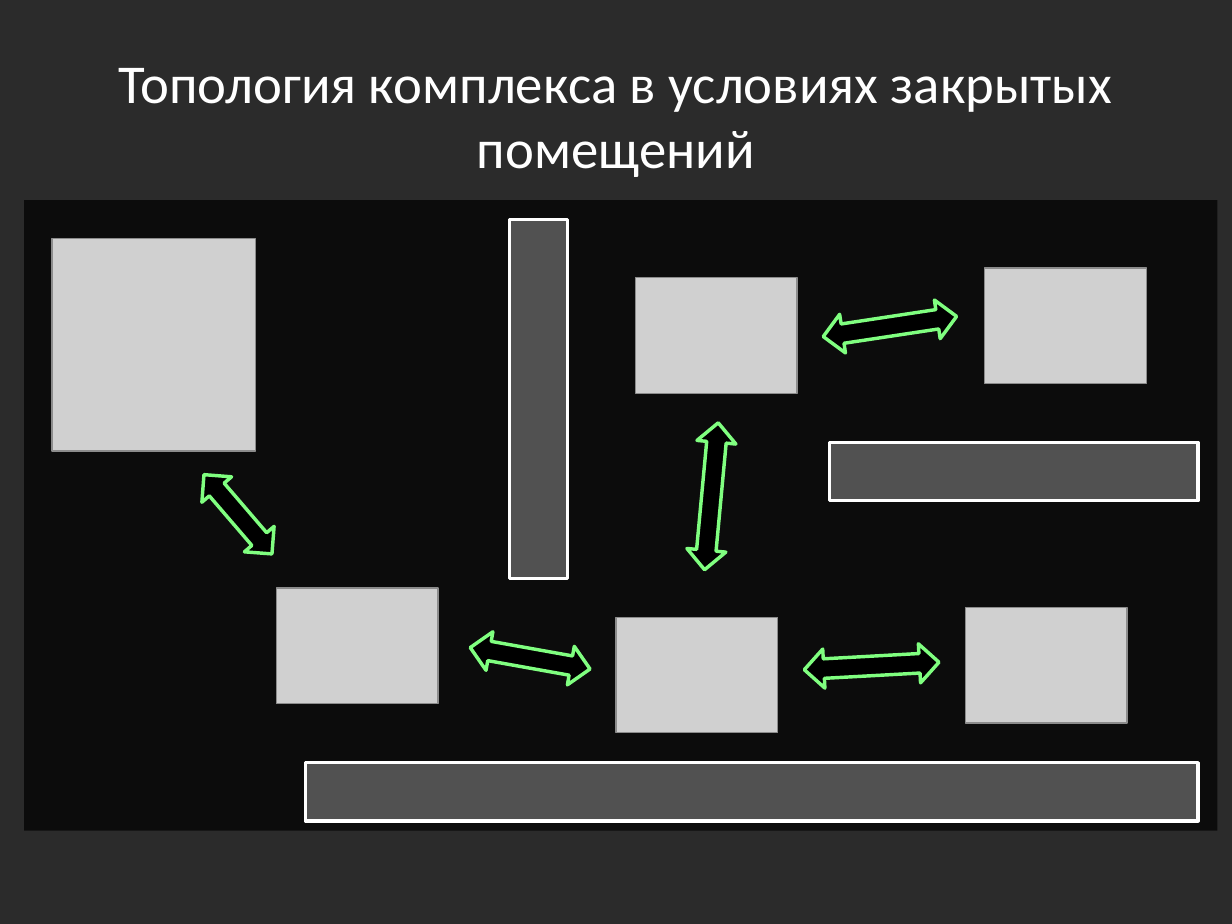
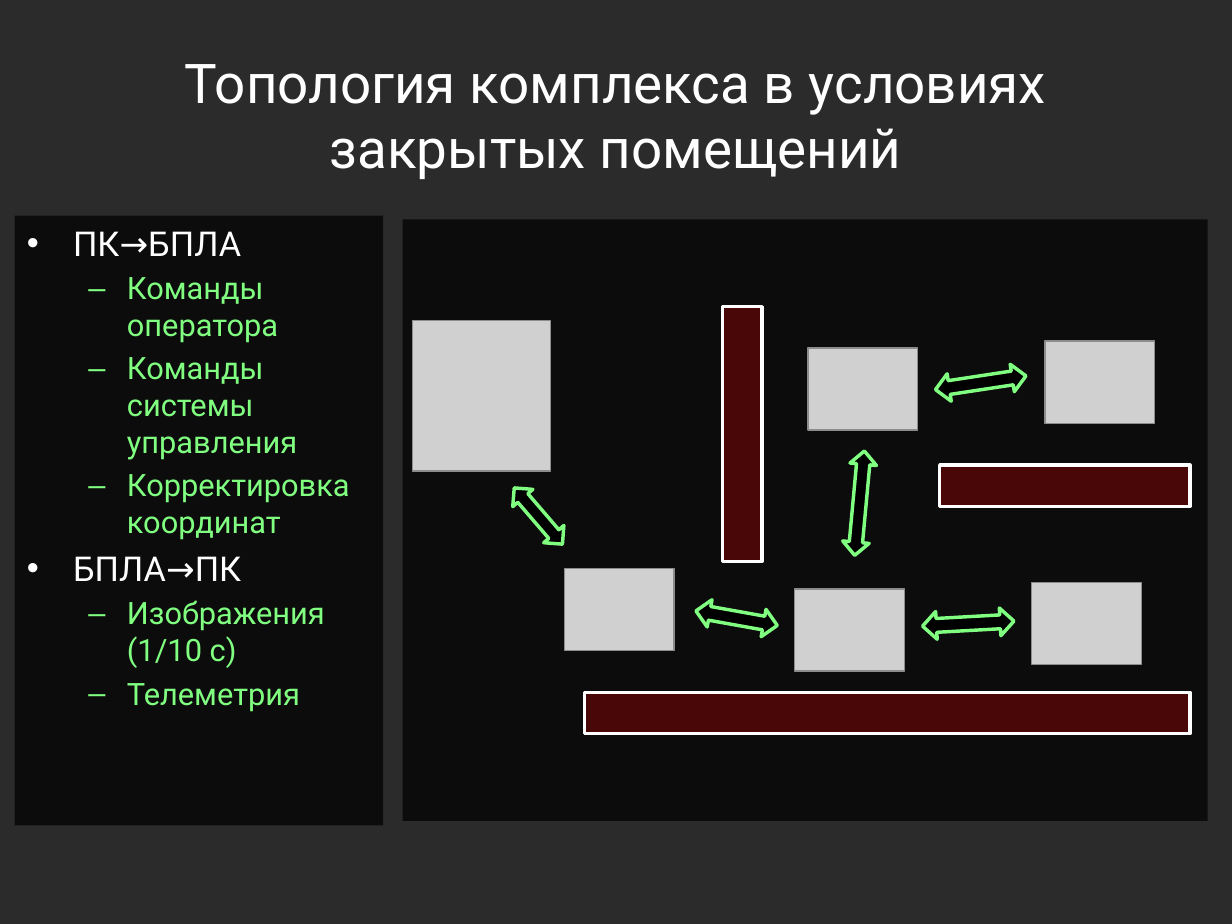
Before and after one commit to Jacobi20/quadro-xds, a slide deck: slide 5 of Docs/Medias2012_dhg.pptx. Drawn at 1232x924 pixels with LibreOffice and Linux fonts; fonts in the diff are those of the drawing; grey boxes stand for pictures; background and template pictures are left out; a plain dark background stands for a picture behind light text. Boxes give left, top, right and bottom in pixels: in the first picture for what was removed or moved away, otherwise in the second. Text is boxed around its words. In the diff, an @@ line names an element or a change of style, - is before the commit and + after.

```diff
--- a/Docs/Medias2012_dhg.pptx
+++ b/Docs/Medias2012_dhg.pptx
@@ title "Топология комплекса в условиях закрытых ..." at (185,64,1046,179): font Calibri to Roboto @@
@@ text added at (15,216,383,825), fill #000000 at 70% opacity, 18 pt, text #80FF80 @@
+• ПК→БПЛА
+  – Команды оператора
+  – Команды системы управления
+  – Корректировка координат
+• БПЛА→ПК
+  – Изображения (1/10 с)
+  – Телеметрия
@@ rectangle: place and size @@
-rectangle at (25,200,1218,830)
+rectangle at (403,219,1209,821)
@@ rectangle removed at (509,219,567,578) @@
@@ picture: place and size @@
-picture at (52,239,255,451)
+picture at (413,320,551,471)
@@ rectangle added at (722,307,761,562), fill #C00000 at 34% opacity, outline #FFFFFF 2 pt @@
@@ picture: place and size @@
-picture at (636,277,797,393)
+picture at (808,349,918,431)
@@ picture: place and size @@
-picture at (984,269,1146,384)
+picture at (1045,341,1154,424)
@@ left right arrow: place and size @@
-left right arrow at (821,297,959,356)
+left right arrow at (933,362,1028,403)
@@ left right arrow removed at (189,462,287,568) @@
@@ left right arrow at (504,479,573,553): rotation 10 to 49 degrees @@
@@ left right arrow: place and size @@
-left right arrow at (686,421,739,572)
+left right arrow at (841,451,878,557)
@@ rectangle: place and size @@
-rectangle at (829,442,1198,500)
+rectangle at (939,465,1189,507)
@@ rectangle at (939,465,1189,507): fill #D9D9D9 at 34% opacity to #C00000 at 34% opacity @@
@@ picture: place and size @@
-picture at (616,617,777,733)
+picture at (564,568,674,650)
@@ left right arrow added at (693,598,779,640), fill #000000, outline #80FF80 2 pt @@
@@ picture: place and size @@
-picture at (276,588,437,703)
+picture at (795,589,904,671)
@@ picture: place and size @@
-picture at (965,607,1126,723)
+picture at (1032,583,1142,665)
@@ left right arrow: place and size @@
-left right arrow at (804,643,940,690)
+left right arrow at (922,607,1015,641)
@@ rectangle added at (584,692,1190,734), fill #C00000 at 34% opacity, outline #FFFFFF 2 pt @@
@@ rectangle removed at (306,763,1198,821) @@
```
Also in this commit, not shown: 11 other slides changed, 1 slide added, 6 other files.
